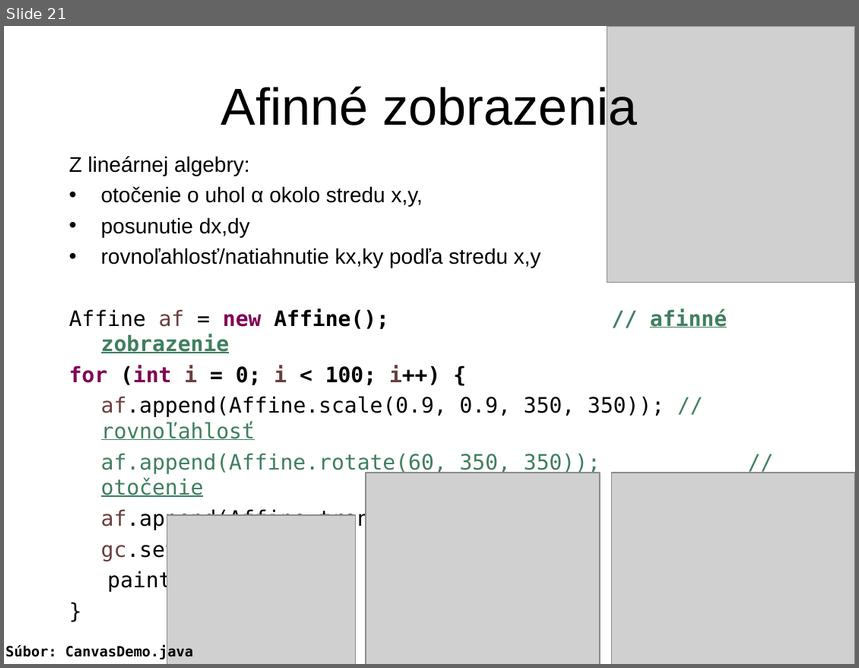
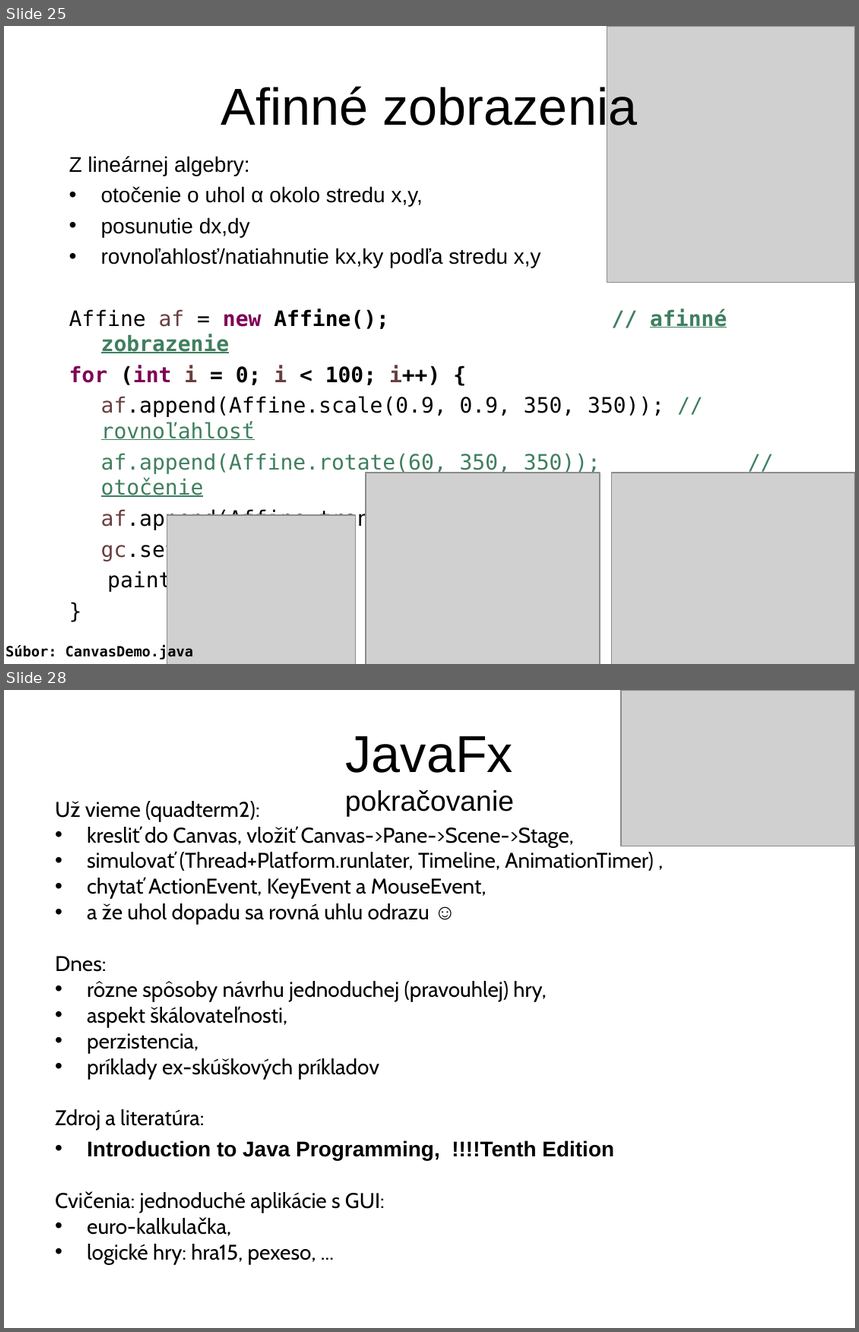
Before and after one commit to Programovanie4/Prednasky, a slide deck: 10/10_java.ppt. Shown one above the other, each under a label of ours: slide 21 before the commit, slides 25 and 28 after it; the slides between them are not shown. The pictures are 859x668 and 859x1332 pixels, drawn with LibreOffice and Linux fonts; fonts in the diff are those of the drawing; grey boxes stand for pictures. Boxes give left, top, right and bottom in pixels: in the first picture for what was removed or moved away, otherwise in the second. Text is boxed around its words. In the diff, an @@ line names an element or a change of style, - is before the commit and + after.

```diff
--- a/10/10_java.ppt
+++ b/10/10_java.ppt
@@ slide 28 added at bbox=[4, 690, 855, 1328], background #FFFFFF @@
@@ picture added at bbox=[621, 690, 855, 846] @@
@@ title added at bbox=[345, 736, 514, 817], 24 pt, text #000000 @@
+JavaFx
+pokračovanie
@@ text added at bbox=[55, 801, 653, 1265], 18 pt, text #000000 @@
+Už vieme (quadterm2):
+• kresliť do Canvas, vložiť Canvas->Pane->Scene->Stage,
+• simulovať (Thread+Platform.runlater, Timeline, AnimationTimer) ,
+• chytať ActionEvent, KeyEvent a MouseEvent,
+• a že uhol dopadu sa rovná uhlu odrazu ☺
+Dnes:
+• rôzne spôsoby návrhu jednoduchej (pravouhlej) hry,
+• aspekt škálovateľnosti,
+• perzistencia,
+• príklady ex-skúškových príkladov
+Zdroj a literatúra:
+• Introduction to Java Programming, !!!!Tenth Edition
+Cvičenia: jednoduché aplikácie s GUI:
+• euro-kalkulačka,
+• logické hry: hra15, pexeso, ...
@@ what was slide 21 is now slide 25 @@
```
Also in this commit, not shown: 12 slides changed, 9 other slides added, 2 slides removed, 1 other file.
